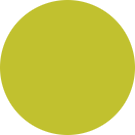
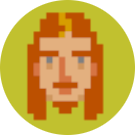
Layer changes from the first 135x135 image to the second:
added layer "Eingefügte Ebene" above "Hintergrund" over (26, 12, 104, 121)
